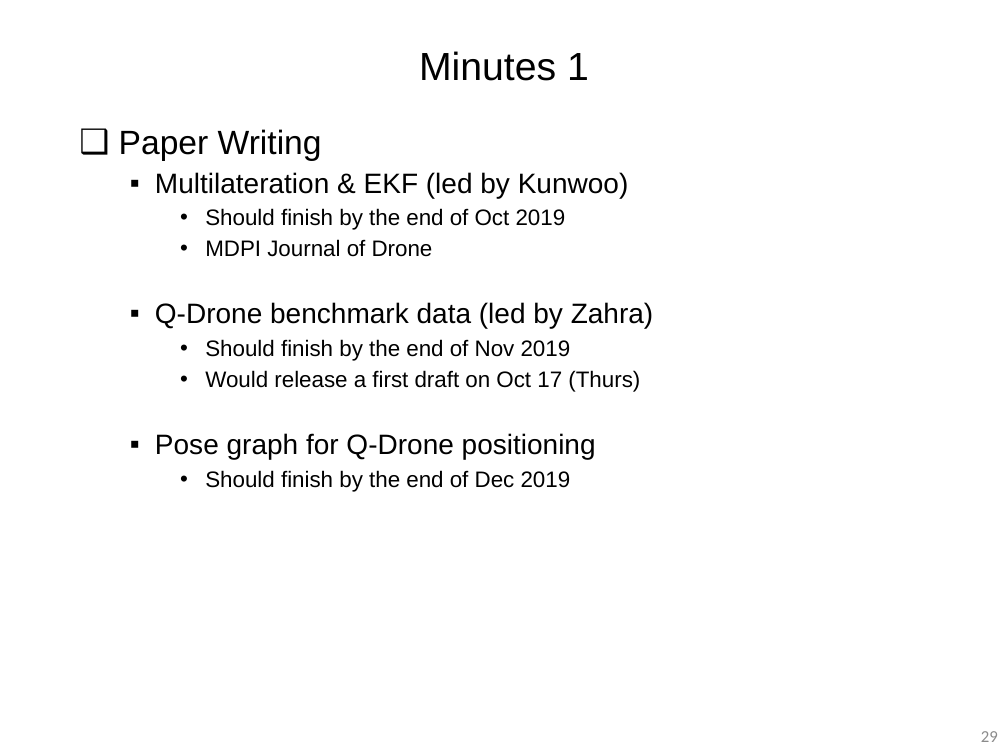
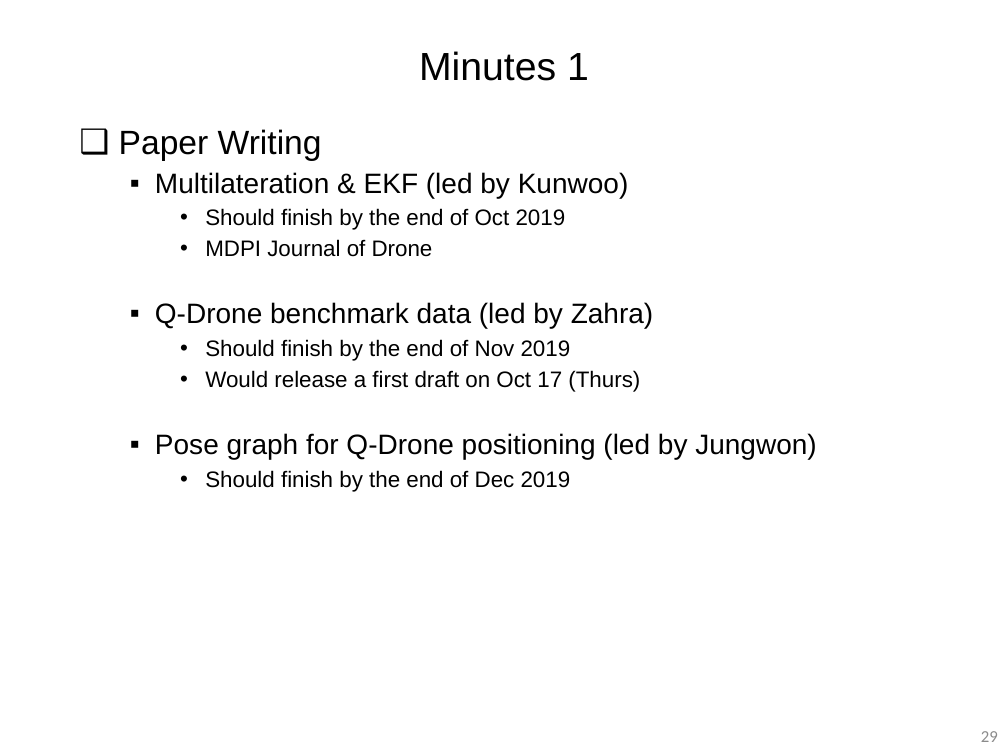
Before and after one commit to yorku-ausml/qdrone, a slide deck: slide 29 of doc/internal_meeting_materials/meeting_materials_qdrone_internal_20191008_updated.pptx. Drawn at 1008x756 pixels with LibreOffice and Linux fonts; fonts in the diff are those of the drawing. Boxes give left, top, right and bottom in pixels: in the first picture for what was removed or moved away, otherwise in the second. Text is boxed around its words. In the diff, an @@ line names an element or a change of style, - is before the commit and + after.

```diff
--- a/doc/internal_meeting_materials/meeting_materials_qdrone_internal_20191008_updated.pptx
+++ b/doc/internal_meeting_materials/meeting_materials_qdrone_internal_20191008_updated.pptx
@@ text at box(155, 433, 816, 459): text changed @@
-  ▪ Pose graph for Q-Drone positioning
+  ▪ Pose graph for Q-Drone positioning (led by Jungwon)
```
Also in this commit, not shown: 1 other file.
